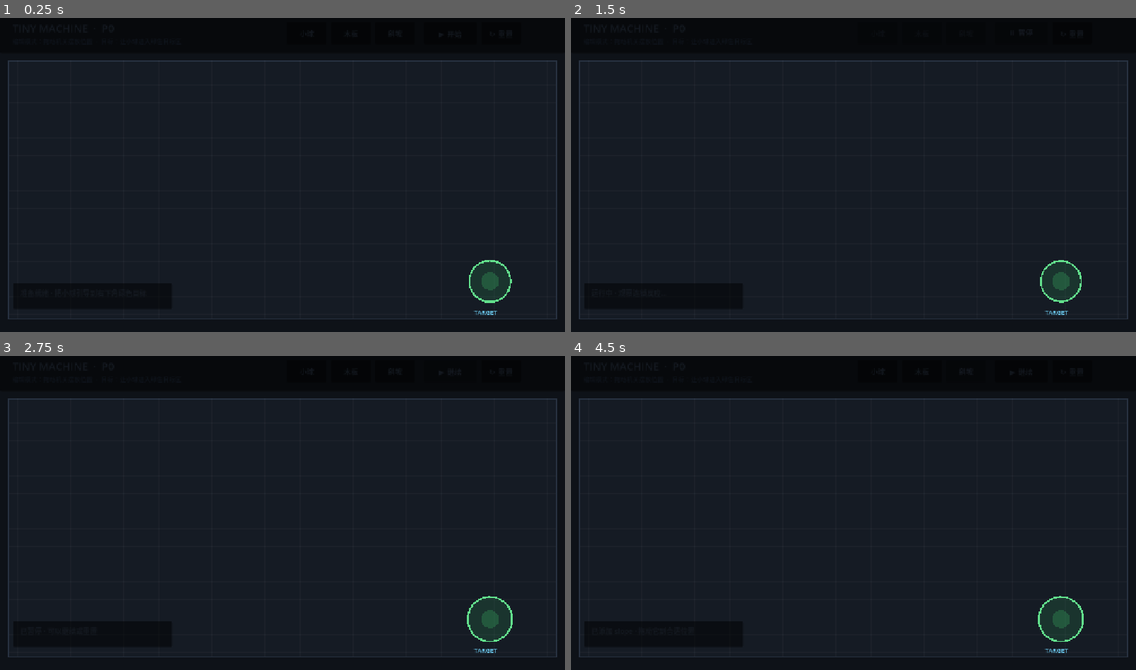
Above: before the commit, frames 1-4 (two rows, left to right).
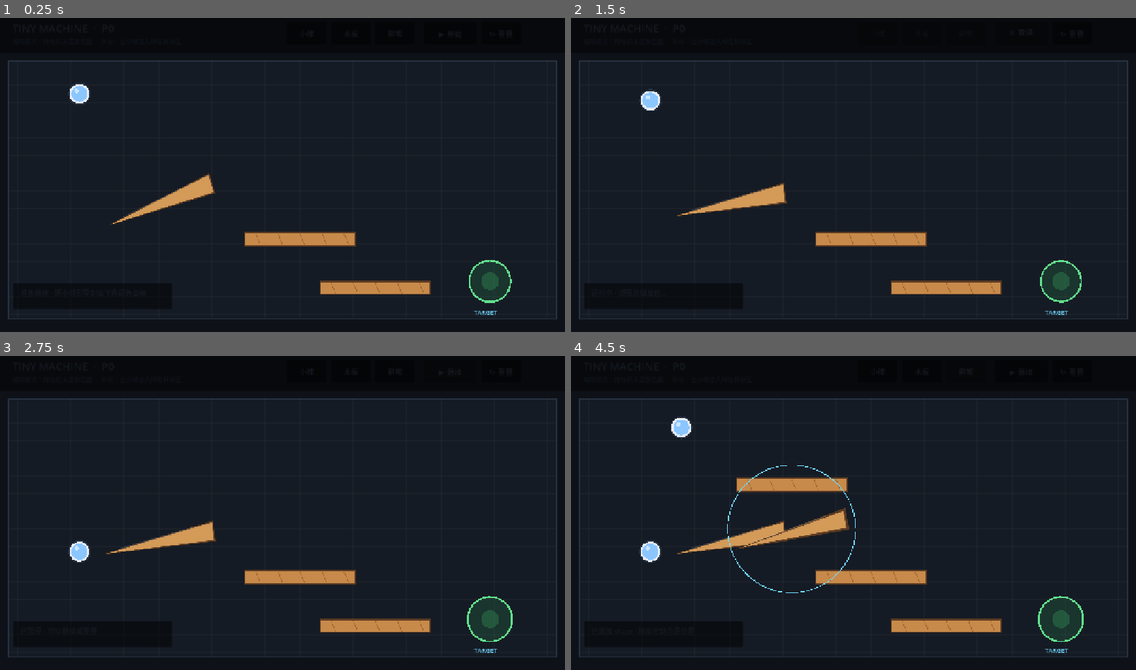
Above: after the commit, the same moments.

Repository: passwall787-del/tiny-machine
Game: Godot game, scene res://main.tscn
The game is run twice, just before and just after one commit, with the same random seed, the same clock (stepped at 60 frames per second) and the same inputs.
Inputs:
- Up to frame 1 (0.25 s): no input
- Up to frame 2 (1.5 s): click "↻ 重置" at 0.5 s; click "▶ 开始" at 1.25 s
- Up to frame 3 (2.75 s): click "⏸ 暂停" at 2 s
- Up to frame 4 (4.5 s): click "小球" at 2.75 s; click "木板" at 3.5 s; click "斜坡" at 4.25 s

The runs differ from the first frame. In frame 1, 2.7% of the frame differs, in the area x 12-77%, y 20-89%; in frame 2, 2.7%; in frame 3, 2.7%; in frame 4, 4.6%, in the area x 12-77%, y 19-89%.
Error before the commit: Parse Error: Expression is of type "MachinePiece" so it can't be of type "RigidBody2D". (res://piece.gd:56)

Commit message:
fix: remove invalid physics body cast in piece script

Diff:
--- a/piece.gd
+++ b/piece.gd
@@ -53,10 +53,10 @@
 func reset_piece() -> void:
     global_position = start_position
     rotation = start_rotation
-    if self is RigidBody2D:
-        linear_velocity = Vector2.ZERO
-        angular_velocity = 0.0
-        sleeping = true
+    if piece_type == "ball":
+        set("linear_velocity", Vector2.ZERO)
+        set("angular_velocity", 0.0)
+        set("sleeping", true)
     queue_redraw()
 
 func _draw() -> void:
